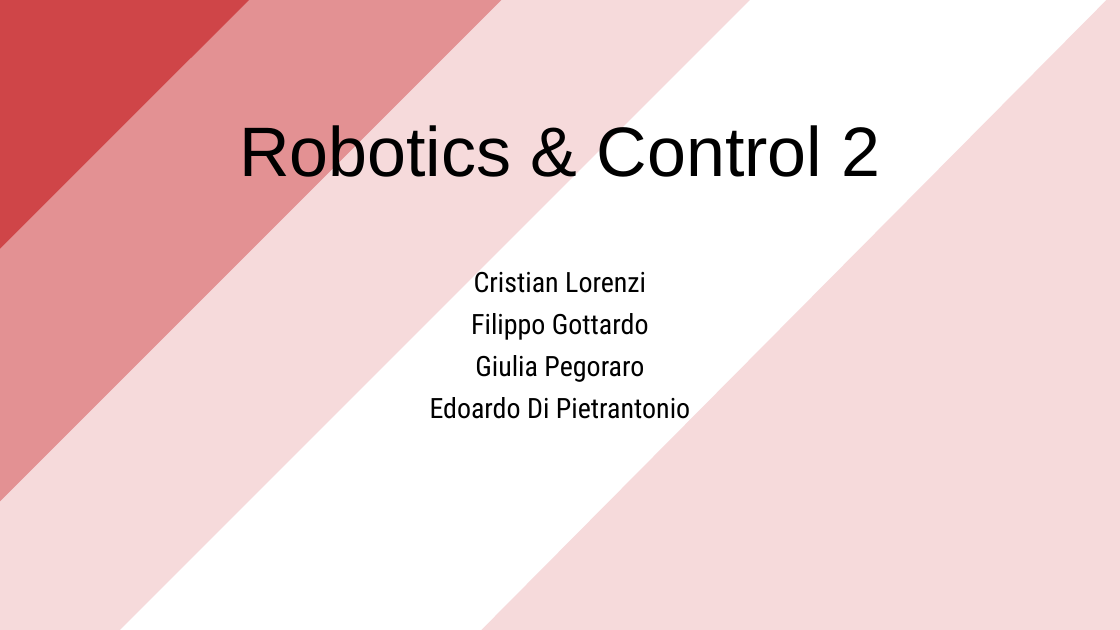
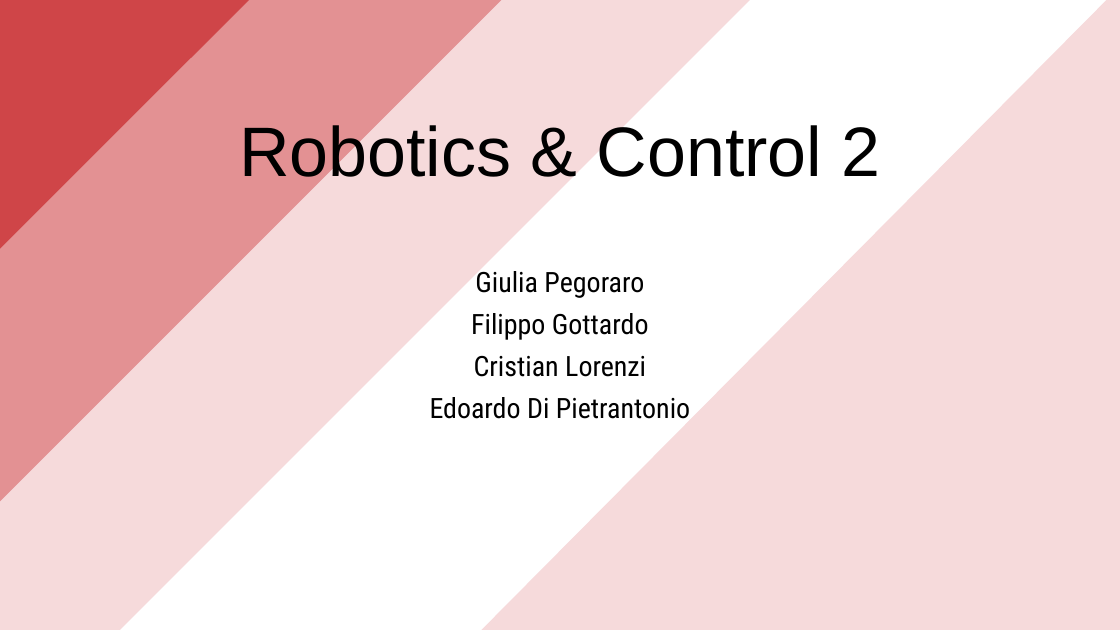
Before and after one commit to PippoGot/R-C2, a slide deck: slide 1 of documentation/presentation.pptx. Drawn at 1120x630 pixels with LibreOffice and Linux fonts; fonts in the diff are those of the drawing. Boxes give left, top, right and bottom in pixels: in the first picture for what was removed or moved away, otherwise in the second. Text is boxed around its words. In the diff, an @@ line names an element or a change of style, - is before the commit and + after.

```diff
--- a/documentation/presentation.pptx
+++ b/documentation/presentation.pptx
@@ subtitle at (x1=471, y1=271, x2=649, y2=340): paragraphs added @@
+Giulia Pegoraro
+Filippo Gottardo
@@ subtitle at (x1=471, y1=313, x2=649, y2=382): paragraphs removed @@
-Filippo Gottardo
-Giulia Pegoraro
```
Also in this commit, not shown: 2 other slides changed.
